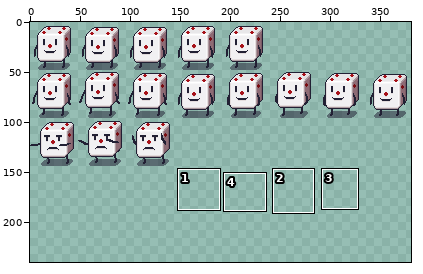
Two states of a sprite sheet, Assets/Textures/Player/DiceRedAnimations.png. Above, an overview of the earlier version with the close-up marked.
Close-up. Before:
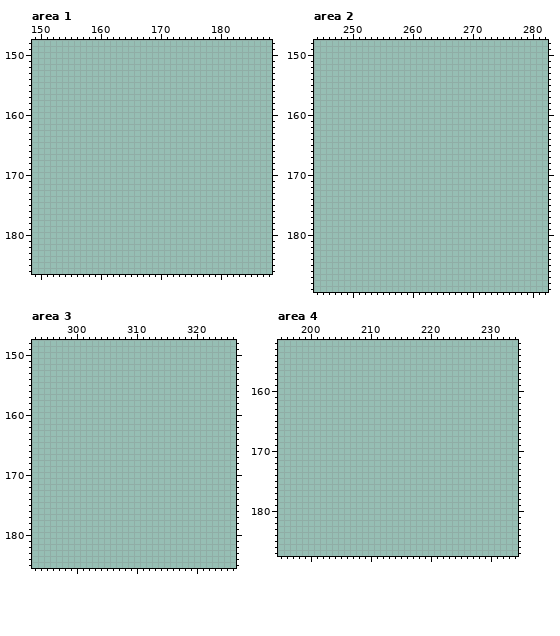
The file is 384x192 pixels. Shown: area 1: x 149..188, y 148..186; area 2: x 244..282, y 148..189; area 3: x 293..326, y 148..185; area 4: x 195..234, y 152..187. The old version is drawn lined up with the new one, on the new canvas. The wide view leaves out empty margins. The commit also changed other parts of the picture, which this record leaves out.
After:
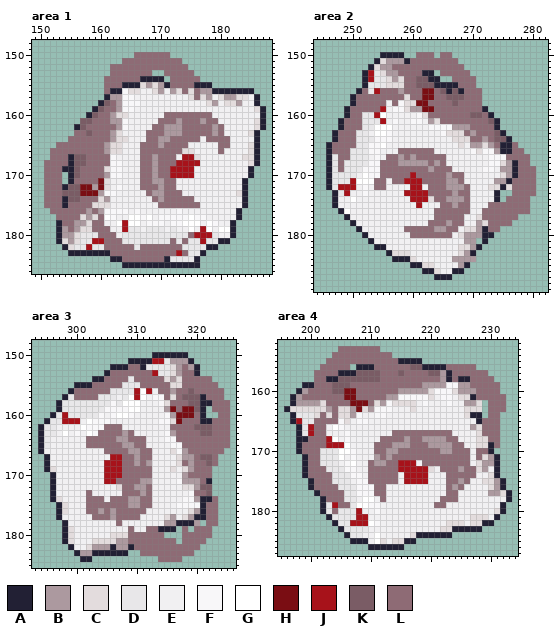
Palette (. is transparent): A #222034  B #ac999f  C #e3dcdd  D #e8e7e9  E #f1f0f2  F #f8f7f9  G #ffffff  H #7a0d13  J #a7121a  K #7a5c65  L #8e6b75
Change:
canvas 384x192 -> 384x240
Changed rows in their new state; - is an unchanged pixel.
Area 1:
first column x 151:
150 ---------------LLLLLL----------------
151 -------------LLLLLLLLLL--------------
152 -----------LLLLLLLLLLLLL-------------
153 -----------LLLLLLL--LLLLL------------
154 ----------LLLLLLAAAA-LLLLL-----------
155 ----------LLLAAACBCBALLLLAAA---------
156 ----------LAAFCCEECBEBCLCLBBAAAAAAA--
157 ----------ABBFFEEEEEEEEECLCBECBBCCEA-
158 ---------AKLBFFFEEEEEEEEEEECBECCBEEA-
159 --------AKLLBFFEEEEEEEEEEEEEEEEEEEECA
160 -------AKLLBCCEEEEEELLLLLLLLEEEEEEEEA
161 ------KKLLLBBFEEEEELLLBLLLBLLEEEEEECA
162 -----AKLLLLLBFEEEELLBBBLLLLLBLEEEEECA
163 -----LLKLLLBCEEEELLLBBBLLLLLBLEEEECA-
164 ----LLLLLLLBCCEEELLBBLLLLLELLLLEEEEA-
165 --LLLLLLLLBCCEEELLLBLLLLEEEEELLEEECA-
166 -LLLLLLLLLBCCEEELLLLLLLCCEEEELEEEECA-
167 -LLLAKKLLLLFEEEELLBLLLEJJCEEEEEEECCA-
168 LLLLAKKLLLLFFEEELLBLLLJJJJEEEEEEEECA-
169 LLLAAKLLLLCFFEEELLBLLJJJJEEEEEEEEEA--
170 LLL-AKLLLLBFFEEELLBLLJJJJEEEEEEEEEA--
171 LLL-ALLLLHCEEEEELLBBLLEEEEEEEEEEEA---
172 LLLAKKHHBHCEFEEELLLBLLEEEEEEEEEEEA---
173 LLLKKKHHHBFFEEEEELBBLLLEEEEEEEEECA---
174 LLLAKKLLLCBEEEEEEELBLLLLLEEEEEEEEA---
175 LLLALLLLCCCEEEEEEEELLLLLLLEEEEEEEA---
176 -LLLLLLBLBFFFFEFEEEEEEFEEEEEEEEEA----
177 --LLLLCBCLGFEEGGFGEFFFFFGFFEEEEEA----
178 --ALLBBCLLEEGJGGEFFFEFFGGGEGFEEA-----
179 --ABLBCCLLLEEJDDEDDDEDEEGEJGEGGA-----
180 --ABBCDDDLLLEDDDDDDDDDDDLJJJDEEA-----
181 --ACBCDDJJLLLDDDDDDDDLDLDDJDDAA------
182 ---ACDDJDDLLLLLDLLLLLLLDDDDAA--------
183 ----AAAAAAALLLLLLLLLLLJLDDA----------
184 -----------AALLLLLLLADDDDA-----------
185 -------------AAAAAAAAAAAAA-----------
Area 2:
first column x 246:
150 ---------AAAA--LLL-LL--------------
151 --------ACBBBALLLLLLLL-------------
152 -------ACBBLLLLLLLLLLLL------------
153 ------AJDCBBLLLLAA-LLLLL-----------
154 ------AJDDCBCLLKKAA--LLLL----------
155 ------ADDDCCCLLKKKAAAALLL----------
156 -----ALDJLLLBLLLHHLKAKALLL---------
157 ----ALLLLLLLLCLLHHLLKKKLLL---------
158 ----ALLLLLELFCCHHLLLLKLLLL---------
159 ---ALLLLLJEFFCBBHHLLLLLLLLA--------
160 ---ALLDDJGEEEEEFCLLLLLLLKKLA-------
161 --ALLLDDDJEFEEFFEBCLLLLLLLLKA------
162 --ALLLDDGGGEEEEEEFFFFBBBLLLLA------
163 -ALLLDDEGGFEEEEEEEEFCCCLBLLLKA-----
164 -ALLLDDDFFFEEEEEEEEEECCCLLBLKKA----
165 ALLLLDDFFGEEEEEEEEEEEECEBBCBLAAL---
166 ALLLDDDFFEEELLLLLLEEEEEEFCFFBAALL--
167 ADLLDDDEFELLBLBLLLLLEEEEEEEFFFLLLL-
168 ADLDDDDFFLLLBBBBBLBLEEEEEEEFFCBALL-
169 ADLDDDFFFLLLLLLLLBLLLEEEEEFFEBBALLL
170 ADDDDEGFFLLLLLJLLLLLBLLEEEEEECBALLL
171 ADDDJGGGLLELLJJJLLLLBBLEEEEEBBALLLL
172 ADJJJEFELLEEEEJJELLLBBBLEEECCACLLLL
173 -ADJEEFEEEEEEJJJJLLLLBLLEEEEA--LLLL
174 -AEEGEEEEEEEEEJJJCLLBBBLEEEEA-LLLL-
175 -AEEEEEEEEEEEEEJEEELLBLLEEELLLLLLL-
176 --AGEEEEEEEEEEEEEELLLLLLEELLLLLLLL-
177 ---AEEEEEEEEEEEEEELLLLLEECLLLLLL---
178 ----AEEEEEEEEEEEELLLBLLEEBCLLLL----
179 -----AEEEEEEELLLLLBBLLECCBALL------
180 ------AEEEEEEELLLLLLLECBBBAA-------
181 -------AEEEEEEEEEEEEEEEBB-A--------
182 --------AAEEEEEEEEEEEECCBA---------
183 ----------ACCCEEEEEEEECBA----------
184 -----------AAACEEEEEEBBBB----------
185 --------------AACCEEEEBA-----------
186 ----------------AACEEAA------------
187 ------------------AAA--------------
Area 3:
first column x 294:
150 -------------------AAAAAA-------
151 ---------------AAAAJJDBBBA------
152 ------------AAALLADDDDCBLBA-----
153 -----------ALLLLLLLJDDCBLLA-----
154 ---------AALLLLDLLLLLCBCLLLLL---
155 ------AAALLLLLDDDLLLLLCCLLLLLL--
156 -----ALLLLLLDDDDJGJELLBLLKLLLLL-
157 ----ADLLLLDDDEDGJGEFFLCLKKKALLL-
158 ---ADDDDDDDDFDGGGEEEFCLLLKKAALLL
159 ---ADDDDDDDFFFFGGEEEEBHLHHKA-LLL
160 --ADJDDDDDFEFGGFEEEEEFBHHHLA--LL
161 -ADDJJJEGFFFEEEEEEEEFFCHLLLAALLL
162 ADDEEEEGFFFLLLEEEEEEEELLLLKKKLLL
163 ADDEGEFEGFLLLLBLEEEEEFBLLLLKKLLL
164 ADEEEEEELLLLLBBLLLEEEFFLLLLLLLLL
165 ADEEEEEELLLLLLBBLLEEEEFFLLLLLLLL
166 AEEEEEEEEEELLLLBBLLEEECFBLLLLLL-
167 -AEEEEEEEEEEJJLLBLLEEEECBBLKKL--
168 -AEEEEEEEEEJJJLLBLBEEEECLBLLKL--
169 -ACEEEEEEEEJJJLLLLLEEECECBLLL---
170 --AEEEEEEEEJJJLLLLLEEEEEBLLLL---
171 --AEEEEEEEEJJLLLLBBEEEEFBBBLA---
172 --AEEEEEEEEEECLLBBLEEEEECCBKK---
173 --AEEEEELEEEEELLLBLEEEEEEFLLK---
174 --ACEEEELLLELLLBBLLEEEEEFFBAAL--
175 ---ACEEELLLLLLLBBLLEEEEFFFFALL--
176 ---ACEEELLBLBLLLLLEEEEEEECBALL--
177 ---AEEEEELLLBLLLLEEEECBECBAALL--
178 ----AEEEEEEEELEEEEEEEBBAAAB-LL--
179 ----ACEEEEEEEEELEELLAAA-L-LLL---
180 ----ACEEEEEECCCLLLLLL---LLLLL---
181 ----ACEEECCCCBBLLLLLLLL-LLLL----
182 -----AEECBBBABBALLLLLLLLLLL-----
183 ------ABBAAAAAA--LLLLLLLLL------
184 -------AA-----------LLLL--------
Area 4:
first column x 196:
153 ---------LLLLLLL----------------------
154 --------LLLLLLLLLL--------------------
155 -------LLLLLLLLLLLLAAAA---------------
156 ------LLLLL-AAALLLLLLKKAAAALLLLL------
157 -----LLLLAAAKKKKLLLKLLLLKKBALLLLLL----
158 -----LLAAKKKKKKKLLLLLLLLLLBALAALLLL---
159 ---AALLLKKKLLLLLLLLLLLLBBBBFFBBLLLLL--
160 --ABLLLLKKHHLLLLLLLBBBBBCFFFCBBBLLLL--
161 -ABLLLLLLLHHLLLLLBBFFFFFCEFFECCALLLLL-
162 -ABBBBCLLLLHHHLCBFCCCCEFEEEFEEBBC-LLL-
163 ACCCCCCBLCCBHCBFFFEEECEEEEEEEECCC-LLL-
164 -ADDDCLCLCCBFEEFFEEEEEEEEEEEEECAA-LL--
165 -AJDDLLLLFCEFFEEEEEEEEEEEEEEEEEEALLL--
166 --ADJLLEGFEEEEEEEEEEEEEEEEEEEEEBCLLL--
167 --ADJLLEEEFEEEEEEELLLLLLLLLLEEEECLLL--
168 --AALLLJGEFEEEEELLLLBLLBBBBLLEEECCLL--
169 --ALLLLJJJGEEEELLLBBBLLLBBBBLLEECCAL--
170 --ALLLDDDGGFEEELLBBLLLLLLLBBLLLELLA---
171 ---ALLDDDGEFEEEBLBLLLLLLLLLLLLLELCBA--
172 ---ALLDDDEFGEELBBLLJJJELLLLLLLLECBBA--
173 ---ALLLDDDFFEELLLLLJJJJJCELLLBLLCBEA--
174 ---ALLLLDDDFFELLLLLEJJJJEEELLLLLEECA--
175 ----ALLLDDDEFFLLLLLEJJJJEEELLBLEECCBA-
176 ----ALLLLDDDFFFLLEEEEEEEEEELBLEEEECBA-
177 -----ALLLLDDFFFLLEEEEEEEEEELLEEEEEBBCA
178 ------ALLLDDEGGELEEEEEEEEELLLEEEEEEEEA
179 ------ADJLLDGGFFEEEEEEEEELLEEEEEEEEEA-
180 ------ADLDDDJEEFEEEEEEEEEEEEEEEEEEECA-
181 -------ADDDDJJEEEEEEEEEEEEEEEEECCCEA--
182 --------ADDJJJGFEEEEEEEEEEECCCECCAA---
183 ---------ADDDDEEEEEEEEEEEECCAAAAA-----
184 ----------ADDEEGEEEEECAAAAAA----------
185 -----------AAAEGCECCAA----------------
186 --------------AAAAAA------------------
